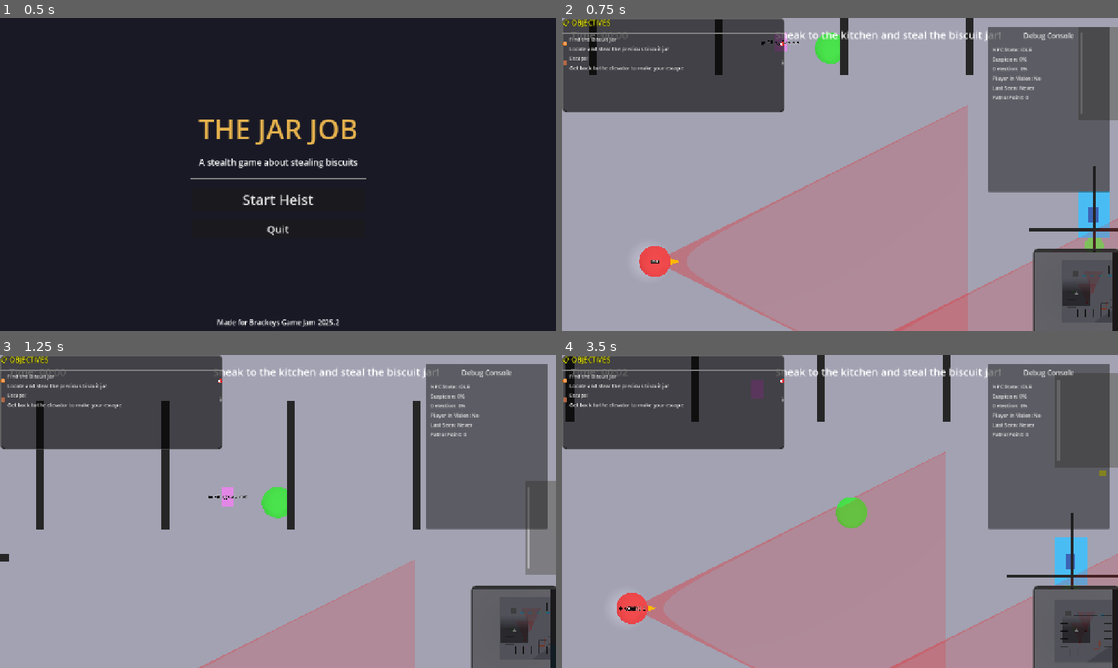
Above: before the commit, frames 1-4 (two rows, left to right).
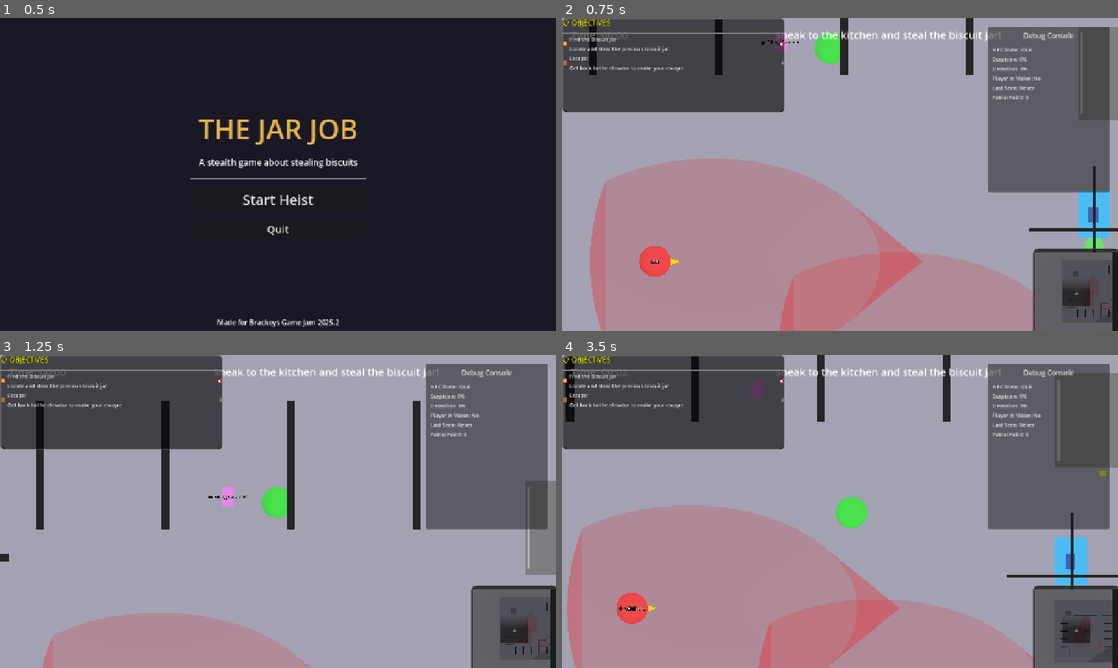
Above: after the commit, the same moments.

Repository: alanops/the-jar-job
Game: Godot game, scene res://scenes/main_menu.tscn
Two runs of this game, one before a commit and one after it. Both use one fixed random seed, a clock stepped at 60 frames per second and the inputs below.
Inputs:
- Up to frame 1 (0.5 s): no input
- Up to frame 2 (0.75 s): click "Start Heist" at 0.5 s
- Up to frame 3 (1.25 s): no input
- Up to frame 4 (3.5 s): tap Enter at 1.25 s; hold Right (move_right) 1.28-2.03 s; hold Ctrl (crouch) 1.28-2.03 s; hold Down (move_backward) 2.03-2.78 s; tap E (interact) at 2.1 s; hold Right (move_right) from 2.78 s (still down); hold Ctrl (crouch) from 2.78 s (still down)

Frame 1 is identical in both runs. In frame 2, 23% of the frame differs, in the area x 5-100%, y 27-100%; in frame 3, 11%; in frame 4, 23%.

Commit message:
Fix NPC vision cone and flashlight orientation
- Fixed flashlight to point forward instead of down
- Fixed vision cone mesh and collision to point forward (90 degree rotation)
- Removed redundant rotation updates in NPC controller (children rotate with parent automatically)
- All visual indicators now properly aligned with guard facing direction

Diff:
--- a/scenes/npc.tscn
+++ b/scenes/npc.tscn
@@ -57,12 +57,12 @@
 script = ExtResource("2_vision")
 
 [node name="MeshInstance3D" type="MeshInstance3D" parent="VisionCone"]
-transform = Transform3D(1, 0, 0, 0, -4.37114e-08, -1, 0, 1, -4.37114e-08, 0, 0, -5)
+transform = Transform3D(1, 0, 0, 0, 0.707107, 0.707107, 0, -0.707107, 0.707107, 0, 0, -5)
 mesh = SubResource("CylinderMesh_1")
 surface_material_override/0 = SubResource("StandardMaterial3D_2")
 
 [node name="CollisionShape3D" type="CollisionShape3D" parent="VisionCone"]
-transform = Transform3D(1, 0, 0, 0, -4.37114e-08, -1, 0, 1, -4.37114e-08, 0, 0, -5)
+transform = Transform3D(1, 0, 0, 0, 0.707107, 0.707107, 0, -0.707107, 0.707107, 0, 0, -5)
 shape = SubResource("CylinderShape3D_1")
 
 [node name="RayCast3D" type="RayCast3D" parent="."]
@@ -80,7 +80,7 @@
 font_size = 24
 
 [node name="Flashlight" type="SpotLight3D" parent="."]
-transform = Transform3D(1, 0, 0, 0, -4.37114e-08, 1, 0, -1, -4.37114e-08, 0, 1.6, 0.2)
+transform = Transform3D(1, 0, 0, 0, 1, 0, 0, 0, 1, 0, 1.6, -0.2)
 light_energy = 2.0
 light_indirect_energy = 0.5
 spot_range = 15.0
--- a/scripts/npc_controller.gd
+++ b/scripts/npc_controller.gd
@@ -228,13 +228,7 @@
 		# Rotate while investigating
 		rotation.y += turn_speed * 0.5 * delta
 
-		# Update direction arrow to match rotation
-		if direction_arrow:
-			direction_arrow.rotation.y = rotation.y
-
-		# Update flashlight to match rotation
-		if flashlight:
-			flashlight.rotation.y = rotation.y
+		# Direction arrow and flashlight rotate with parent automatically
 
 		velocity.x = 0
 		velocity.z = 0
@@ -396,13 +390,7 @@
 	var target_rotation := atan2(direction.x, direction.z)
 	rotation.y = lerp_angle(rotation.y, target_rotation, turn_speed * delta)
 
-	# Update direction arrow to match NPC rotation
-	if direction_arrow:
-		direction_arrow.rotation.y = rotation.y
-
-	# Update flashlight to match NPC rotation
-	if flashlight:
-		flashlight.rotation.y = rotation.y
+	# Direction arrow and flashlight rotate with parent automatically
 
 func _on_state_timer_timeout() -> void:
 	match current_state:
@@ -549,13 +537,7 @@
 	# Slowly turn around looking for the player
 	rotation.y += turn_speed * 0.3 * delta
 
-	# Update direction arrow to match rotation
-	if direction_arrow:
-		direction_arrow.rotation.y = rotation.y
-
-	# Update flashlight to match rotation
-	if flashlight:
-		flashlight.rotation.y = rotation.y
+	# Direction arrow and flashlight rotate with parent automatically
 
 func _handle_search_state(delta: float) -> void:
 	if search_positions.is_empty():
